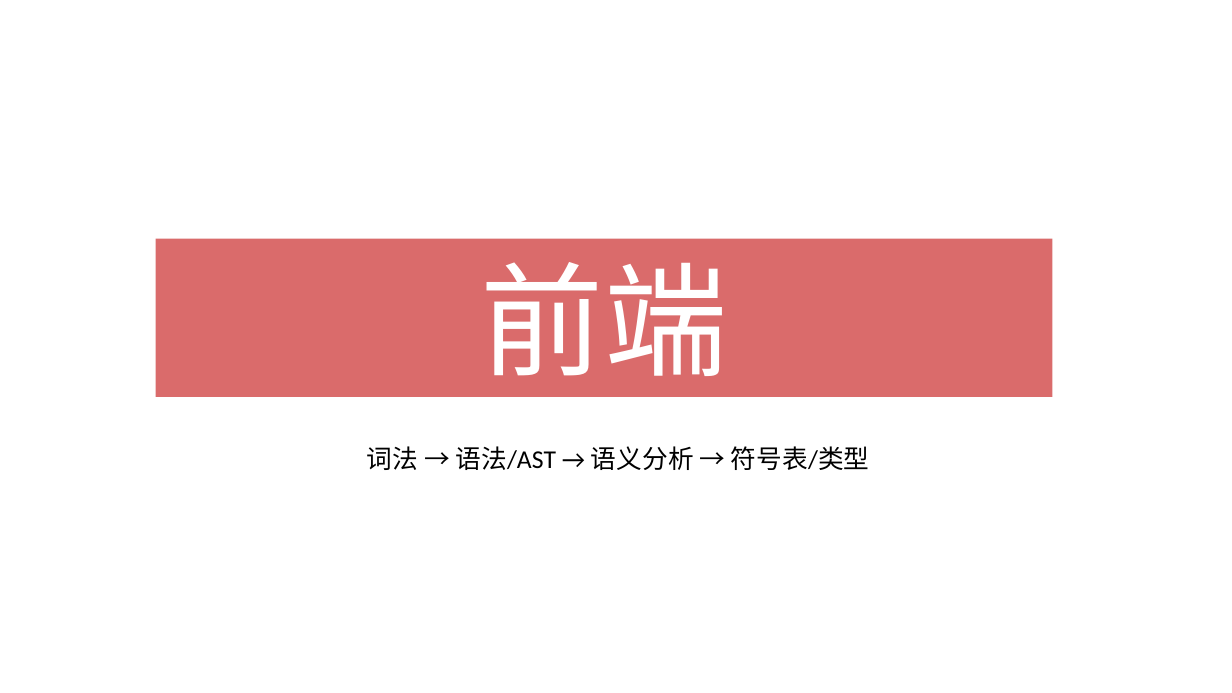
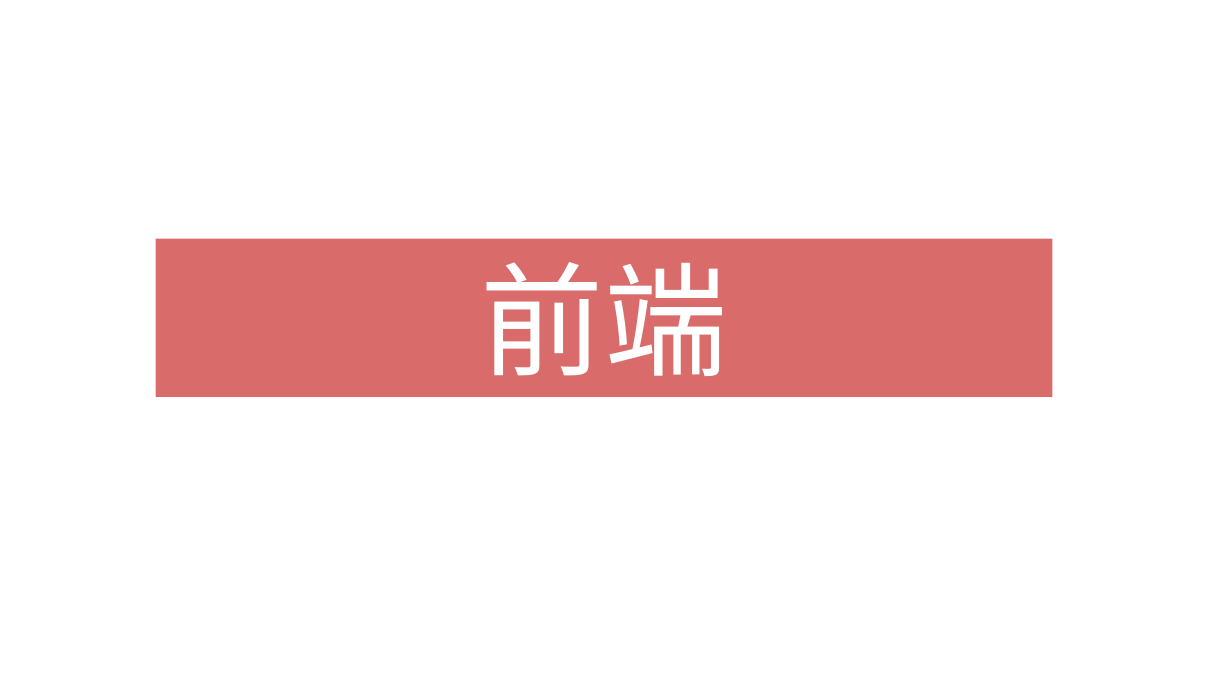
Before and after one commit to TheSkyFuker54188/Compiler-2025, a slide deck: slide 5 of doc/2025编译系统设计赛答辩.pptx (slide 4 before the commit). Drawn at 1232x693 pixels with LibreOffice and Linux fonts; fonts in the diff are those of the drawing. Boxes give left, top, right and bottom in pixels: in the first picture for what was removed or moved away, otherwise in the second. Text is boxed around its words. In the diff, an @@ line names an element or a change of style, - is before the commit and + after.

```diff
--- a/doc/2025编译系统设计赛答辩.pptx
+++ b/doc/2025编译系统设计赛答辩.pptx
@@ text removed at [367, 446, 870, 470] @@
-词法 → 语法/AST → 语义分析 → 符号表/类型
```
Also in this commit, not shown: 4 other slides changed, 4 slides added, 2 slides removed.
